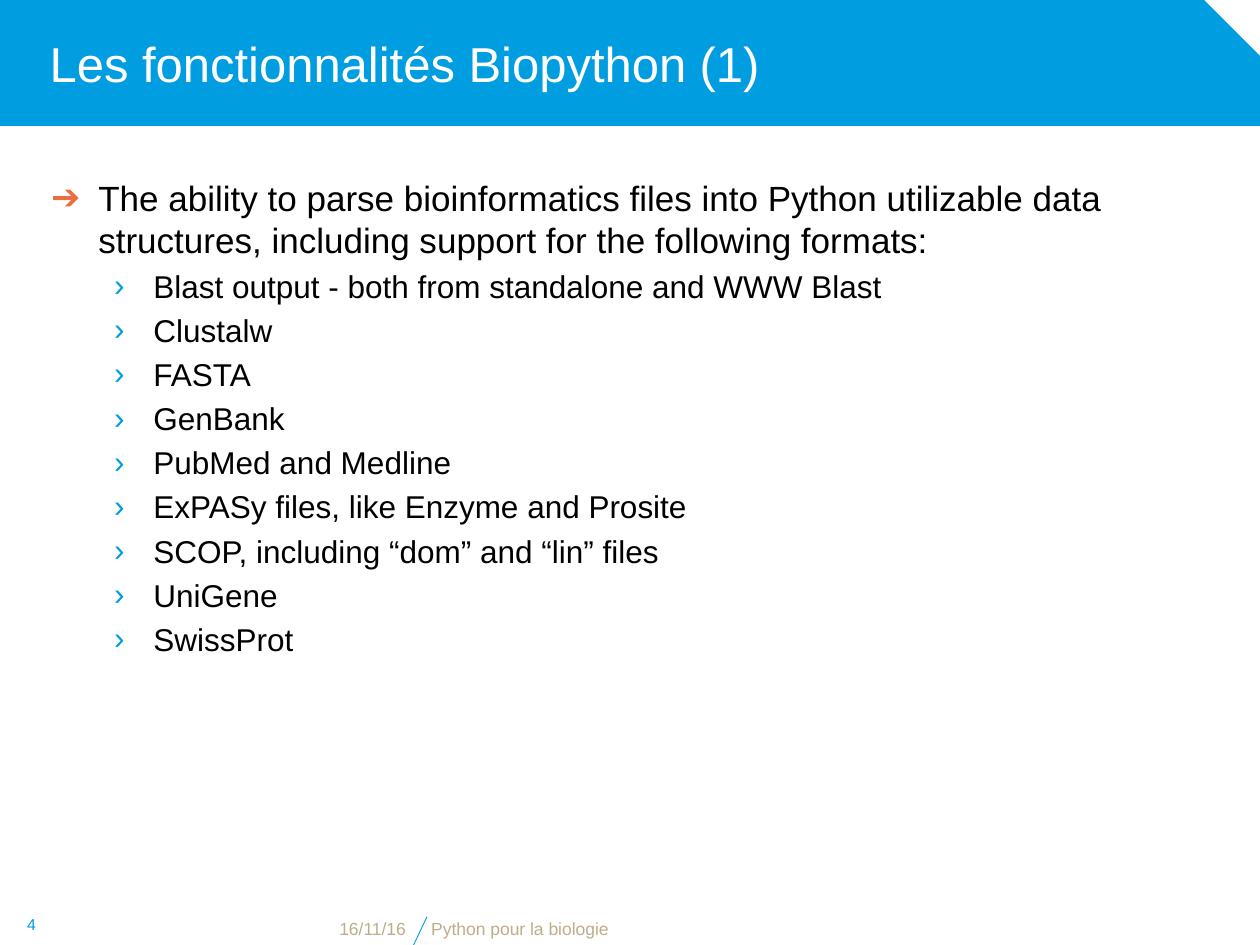
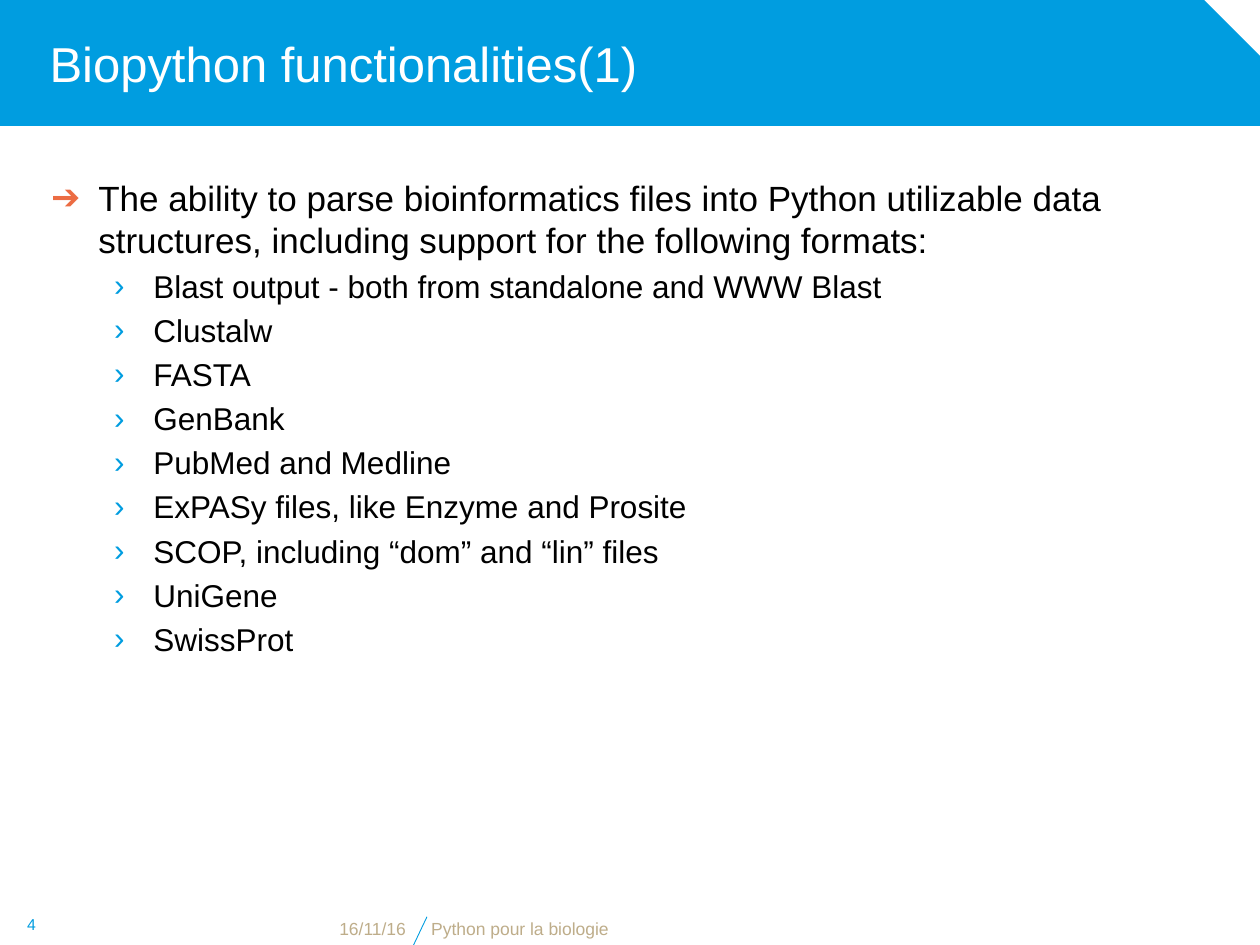
Before and after one commit to bdartigues/python_cnrs_formation, a slide deck: slide 4 of slides/python_biopython_Seq_Object_reduced.pptx. Drawn at 1260x945 pixels with LibreOffice and Linux fonts; fonts in the diff are those of the drawing; background and template pictures are left out. Boxes give left, top, right and bottom in pixels: in the first picture for what was removed or moved away, otherwise in the second. Text is boxed around its words. In the diff, an @@ line names an element or a change of style, - is before the commit and + after.

```diff
--- a/slides/python_biopython_Seq_Object_reduced.pptx
+++ b/slides/python_biopython_Seq_Object_reduced.pptx
@@ title at (x1=50, y1=46, x2=637, y2=92): text changed @@
-Les fonctionnalités Biopython (1)
+Biopython functionalities(1)
```
Also in this commit, not shown: 5 other slides changed, 2 slides removed, 8 other files.
